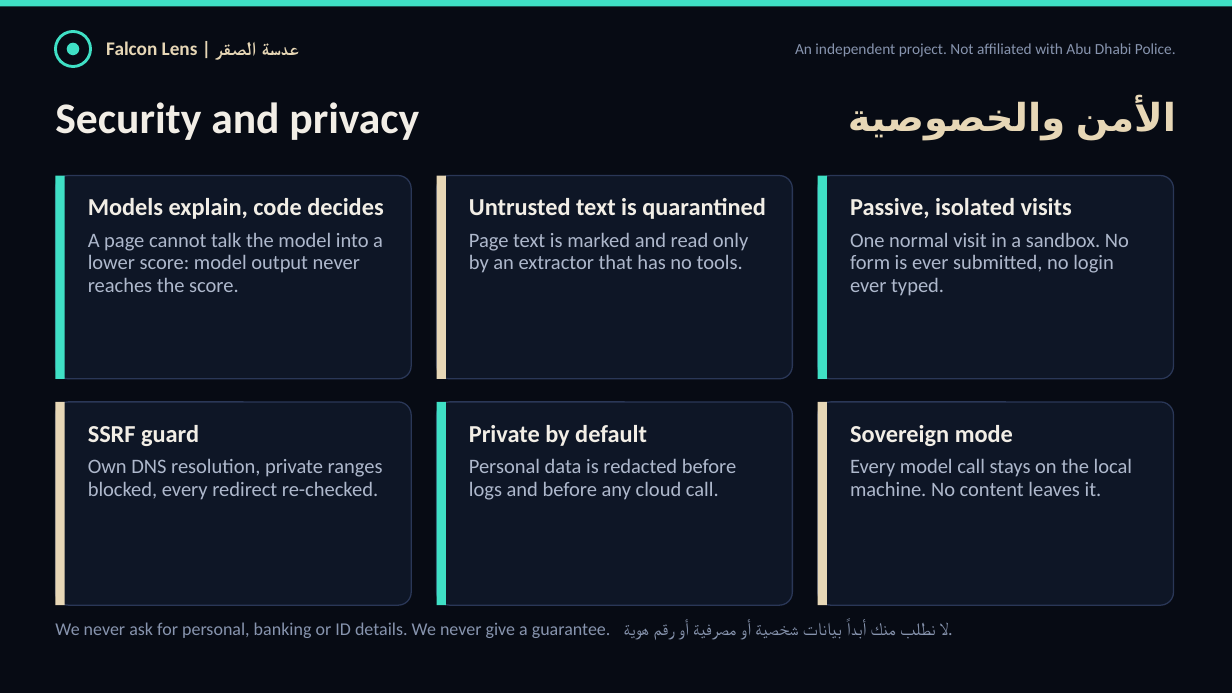
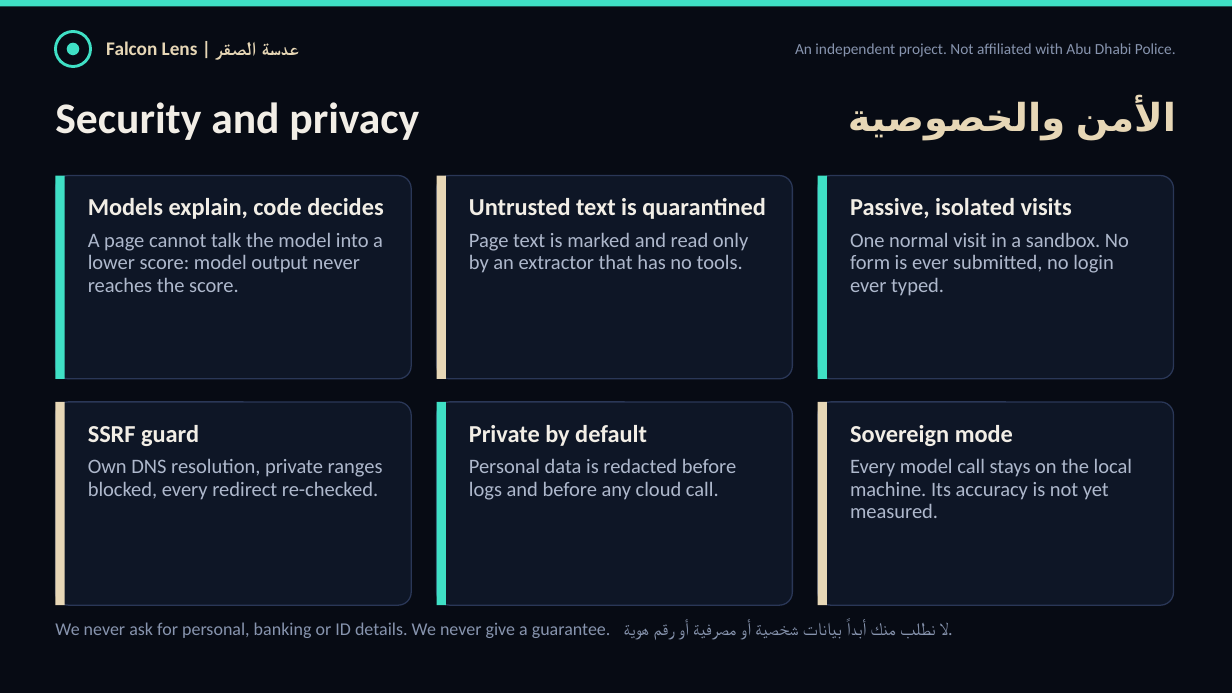
Before and after one commit to Muhammadatef/falcon-lens, a slide deck: slide 7 of submission/FalconLens_ScamShield.pptx. Drawn at 1232x693 pixels with LibreOffice and Linux fonts; fonts in the diff are those of the drawing. Boxes give left, top, right and bottom in pixels: in the first picture for what was removed or moved away, otherwise in the second. Text is boxed around its words. In the diff, an @@ line names an element or a change of style, - is before the commit and + after.

```diff
--- a/submission/FalconLens_ScamShield.pptx
+++ b/submission/FalconLens_ScamShield.pptx
@@ text at <box>850,458,1132,518</box>: text changed @@
-Every model call stays on the local machine. No content leaves it.
+Every model call stays on the local machine. Its accuracy is not yet measured.
```
Also in this commit, not shown: 4 other slides changed, 6 other files.
